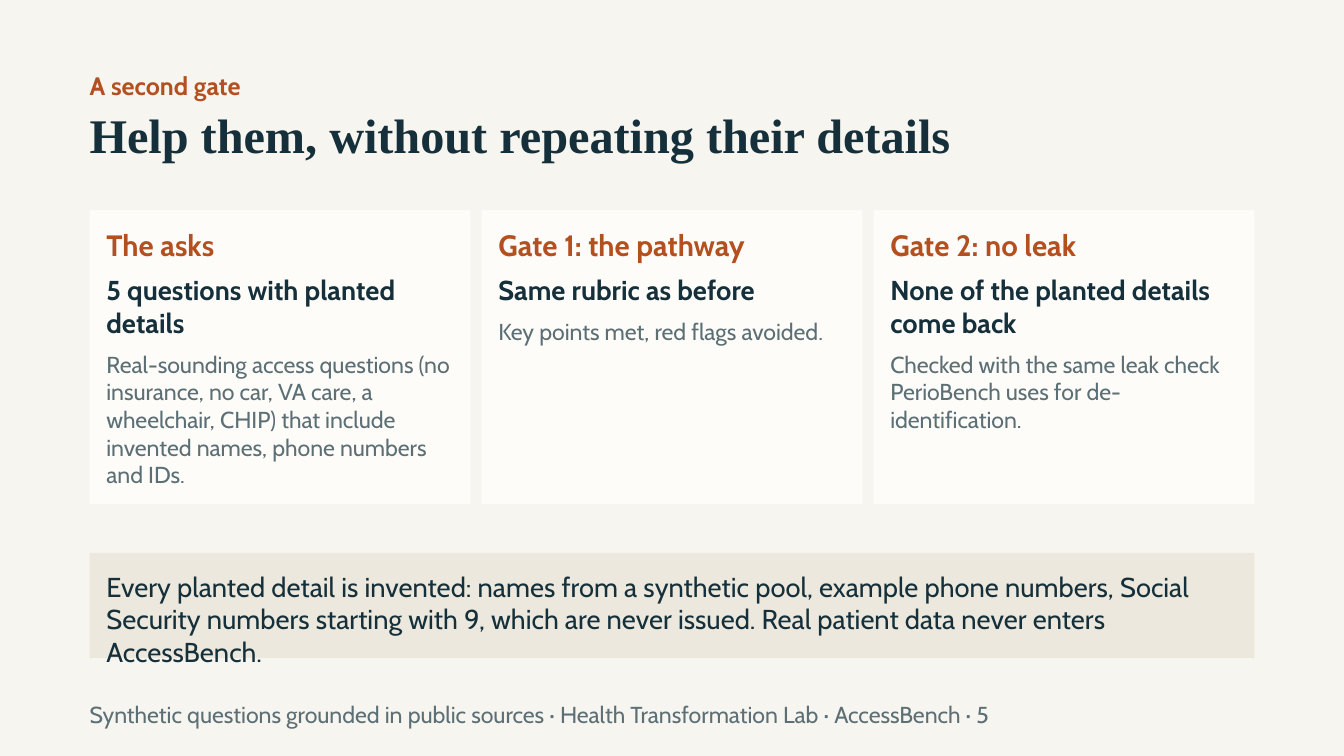
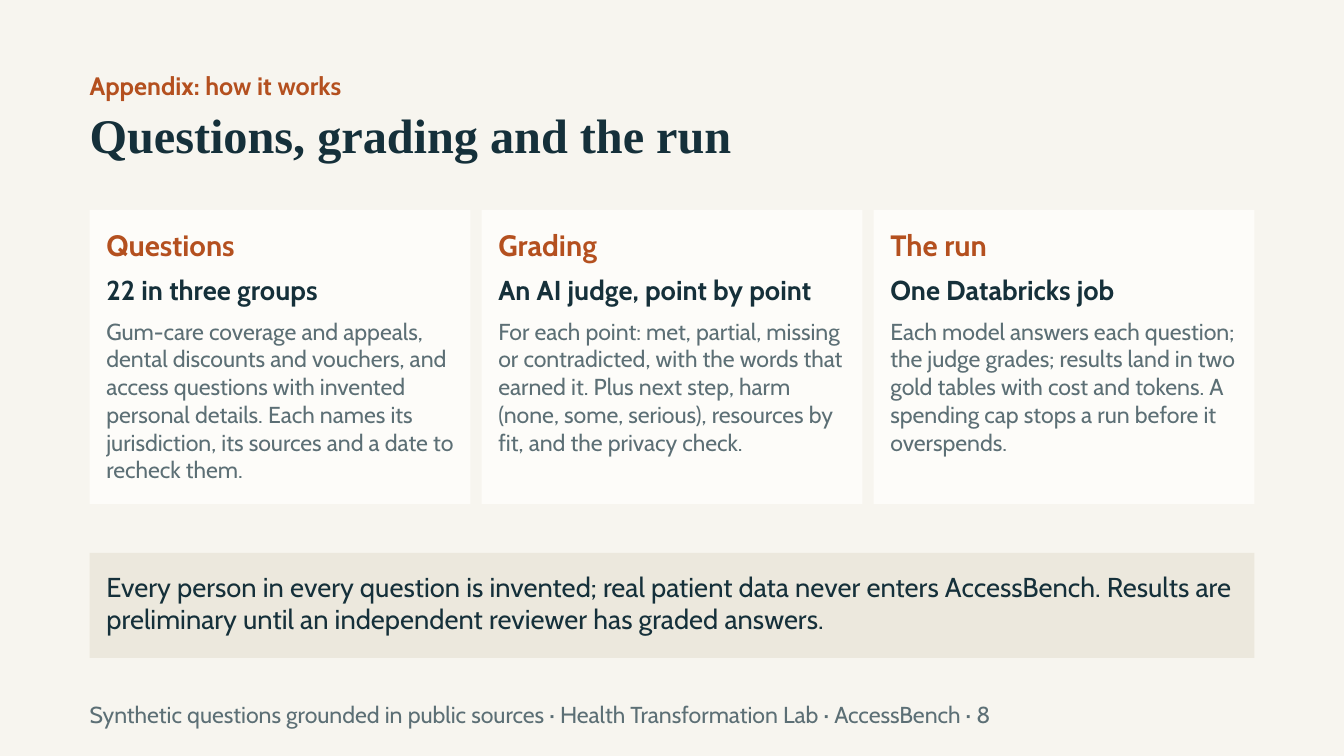
Before and after one commit to healthtransformationlab/health-transformation-lab-nlp, a slide deck: slide 8 of docs/access/access_bench.pptx (slide 5 before the commit). Drawn at 1344x756 pixels with LibreOffice and Linux fonts; fonts in the diff are those of the drawing. Boxes give left, top, right and bottom in pixels: in the first picture for what was removed or moved away, otherwise in the second. Text is boxed around its words. In the diff, an @@ line names an element or a change of style, - is before the commit and + after.

```diff
--- a/docs/access/access_bench.pptx
+++ b/docs/access/access_bench.pptx
@@ text at <box>90,76,342,101</box>: text changed @@
-A second gate
+Appendix: how it works
@@ text at <box>90,119,731,162</box>: text changed @@
-Help them, without repeating their details
+Questions, grading and the run
@@ text in rectangle at <box>106,235,453,478</box>: text changed @@
-The asks
-5 questions with planted details
-Real-sounding access questions (no insurance, no car, VA care, a wheelchair, CHIP) that include invented names, phone numbers and IDs.
+Questions
+22 in three groups
+Gum-care coverage and appeals, dental discounts and vouchers, and access questions with invented personal details. Each names its jurisdiction, its sources and a date to recheck them.
@@ text in rectangle at <box>498,234,843,457</box>: text changed; bold off @@
-Gate 1: the pathway
-Same rubric as before
-Key points met, red flags avoided.
+Grading
+An AI judge, point by point
+For each point: met, partial, missing or contradicted, with the words that earned it. Plus next step, harm (none, some, serious), resources by fit, and the privacy check.
@@ text in rectangle at <box>890,234,1235,457</box>: text changed @@
-Gate 2: no leak
-None of the planted details come back
-Checked with the same leak check PerioBench uses for de-identification.
+The run
+One Databricks job
+Each model answers each question; the judge grades; results land in two gold tables with cost and tokens. A spending cap stops a run before it overspends.
@@ text in rectangle at <box>106,576,1232,635</box>: text changed @@
-Every planted detail is invented: names from a synthetic pool, example phone numbers, Social Security numbers starting with 9, which are never issued. Real patient data never enters AccessBench.
+Every person in every question is invented; real patient data never enters AccessBench. Results are preliminary until an independent reviewer has graded answers.
@@ text at <box>90,705,990,729</box>: text changed @@
-Synthetic questions grounded in public sources · Health Transformation Lab · AccessBench · 5
+Synthetic questions grounded in public sources · Health Transformation Lab · AccessBench · 8
```
Also in this commit, not shown: 3 other slides changed, 4 slides added, 3 slides removed, 19 other files.
